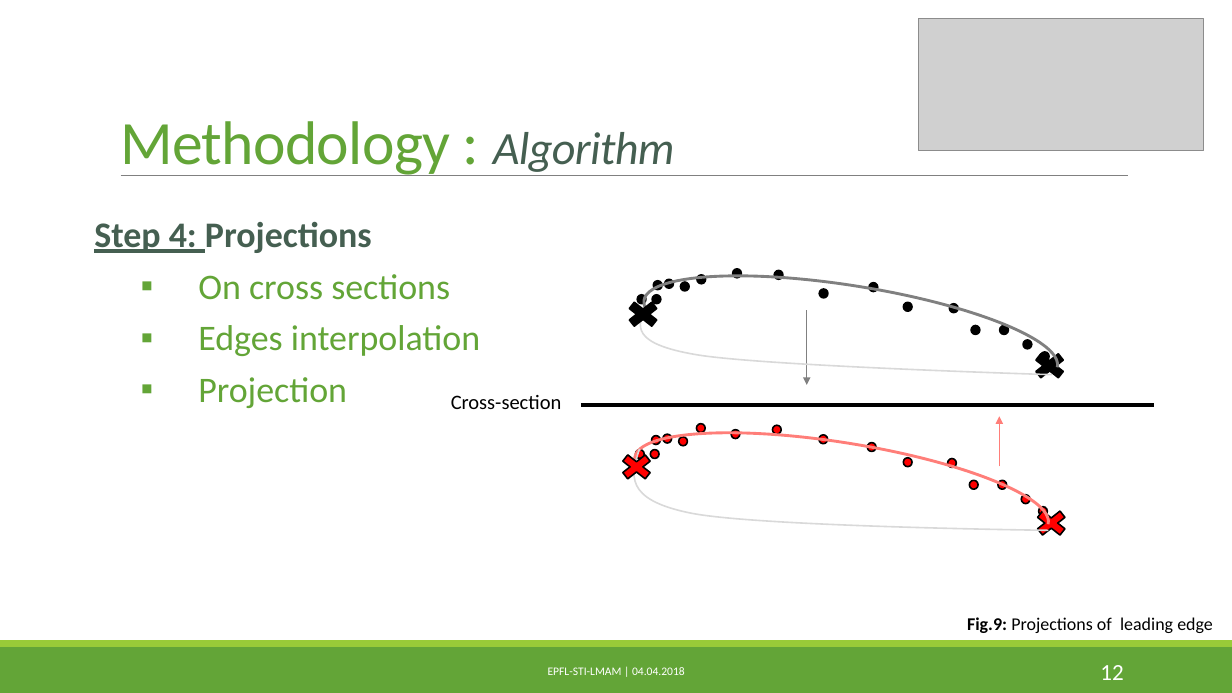
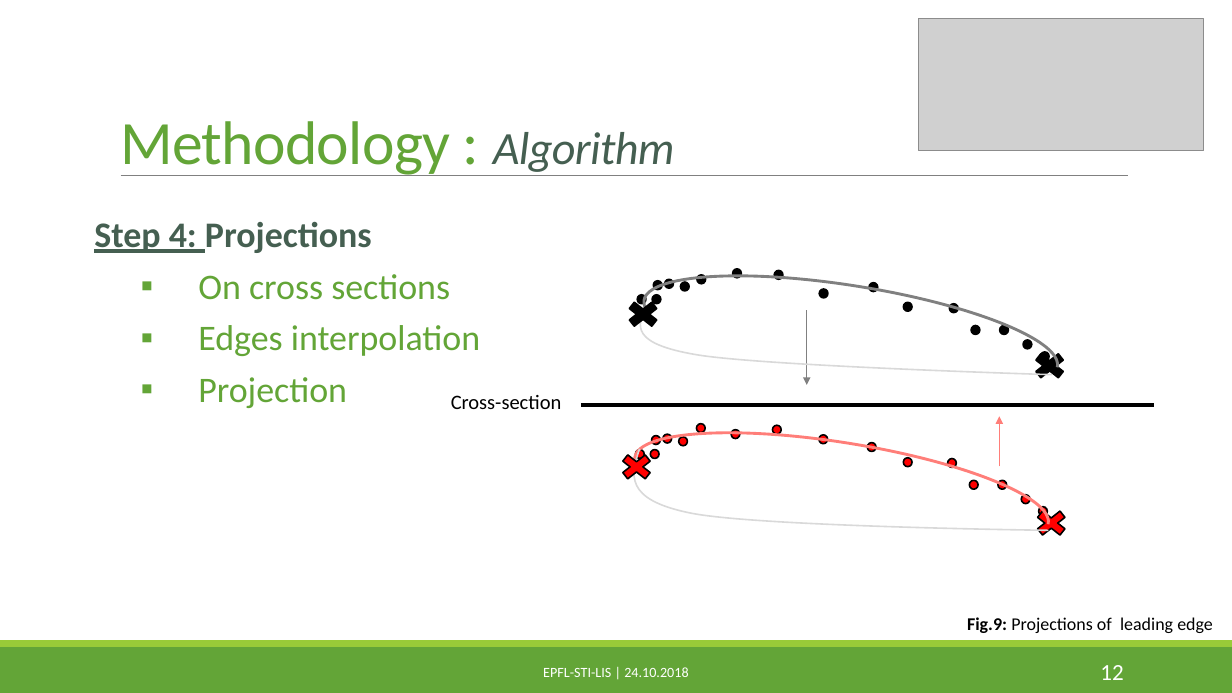
Before and after one commit to PaulineMauryL/PropellerProject, a slide deck: slide 12 of MIDTERM.pptx. Drawn at 1232x693 pixels with LibreOffice and Linux fonts; fonts in the diff are those of the drawing; grey boxes stand for pictures. Boxes give left, top, right and bottom in pixels: in the first picture for what was removed or moved away, otherwise in the second. Text is boxed around its words. In the diff, an @@ line names an element or a change of style, - is before the commit and + after.

```diff
--- a/MIDTERM.pptx
+++ b/MIDTERM.pptx
@@ text at bbox=[543, 667, 688, 677]: text changed; size 9 to 11 pt @@
-EPFL-STI-LMAM | 04.04.2018
+EPFL-STI-LIS | 24.10.2018
```
Also in this commit, not shown: 10 other slides changed, 26 other files.
